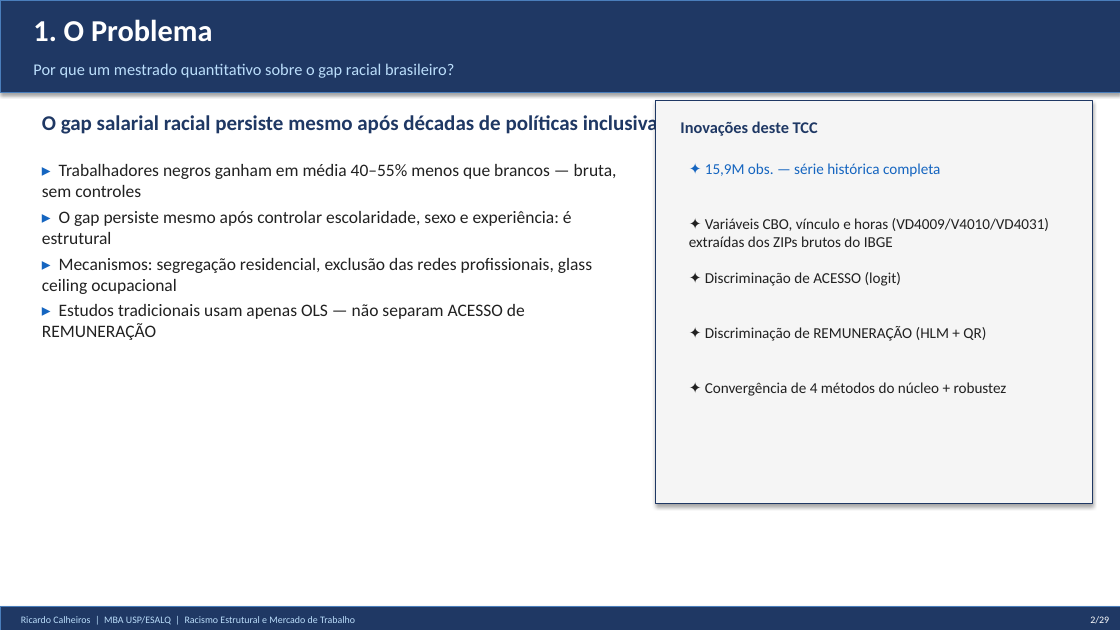
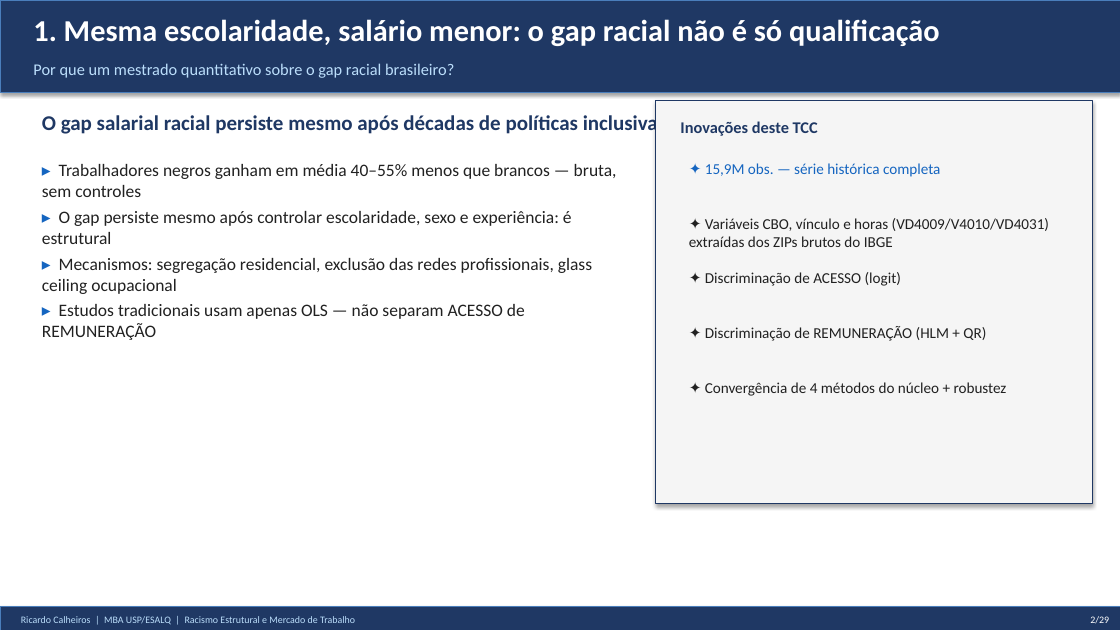
Before and after one commit to rickinrj-ux/ProjetoRacismoPNAD, a slide deck: slide 2 of entregaveis/apresentacao_tcc.pptx. Drawn at 1120x630 pixels with LibreOffice and Linux fonts; fonts in the diff are those of the drawing. Boxes give left, top, right and bottom in pixels: in the first picture for what was removed or moved away, otherwise in the second. Text is boxed around its words. In the diff, an @@ line names an element or a change of style, - is before the commit and + after.

```diff
--- a/entregaveis/apresentacao_tcc.pptx
+++ b/entregaveis/apresentacao_tcc.pptx
@@ text at <box>33,19,939,46</box>: text changed @@
-1. O Problema
+1. Mesma escolaridade, salário menor: o gap racial não é só qualificação
```
Also in this commit, not shown: 18 other slides changed, 15 other files.
